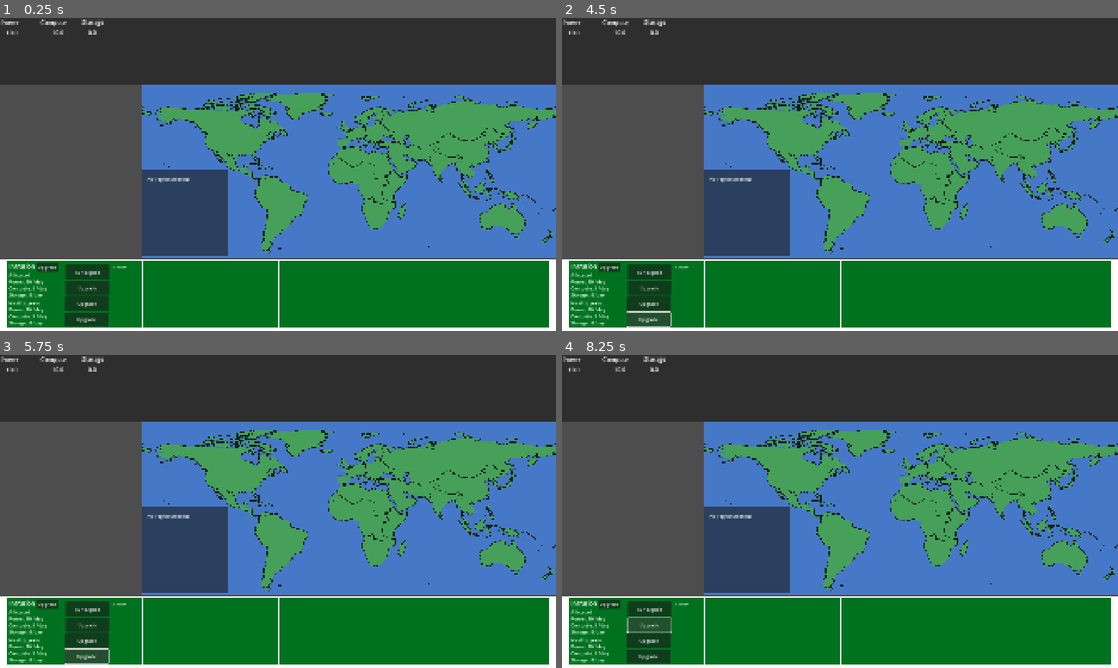
Above: before the commit, frames 1-4 (two rows, left to right).
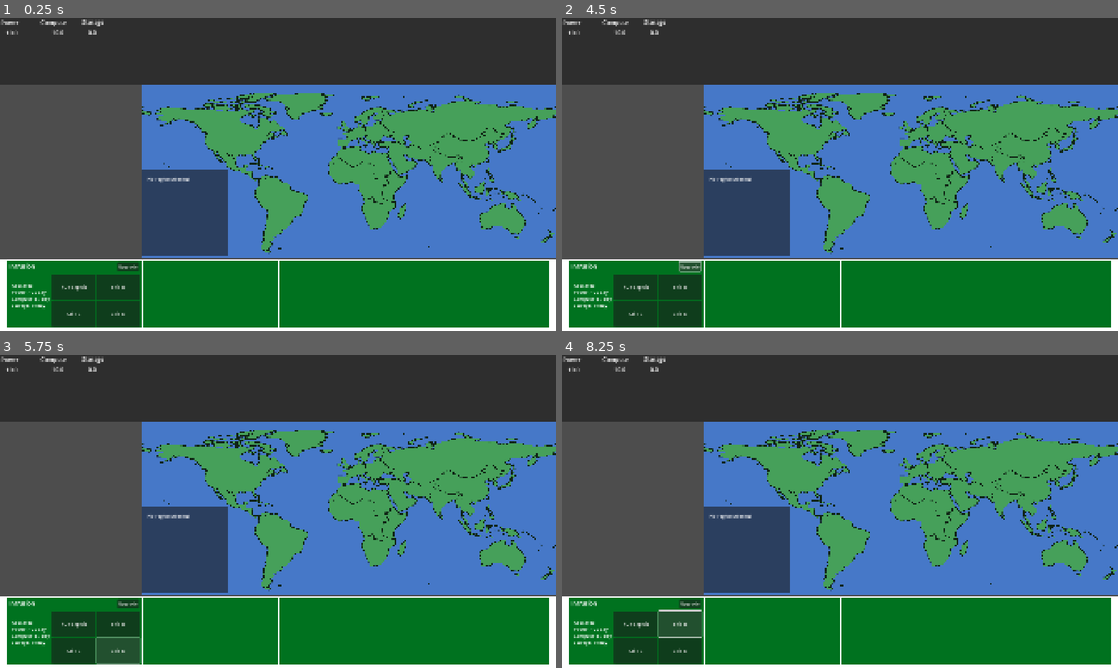
Above: after the commit, the same moments.

Repository: ChrisKnowles1987/Clippy
Game: Godot game, scene res://scenes/main.tscn
The game is run twice, just before and just after one commit, with the same random seed, the same clock (stepped at 60 frames per second) and the same inputs.
Inputs:
- Up to frame 1 (0.25 s): no input
- Up to frame 2 (4.5 s): click "Upgrade" at 0.5 s; click "Upgrade" at 1.25 s; click "Upgrade" (after the commit: "skill B") at 2 s; click "Upgrade" at 2.75 s; click "Upgrade" (after the commit: "Skill C") at 3.5 s; click "Upgrade" at 4.25 s
- Up to frame 3 (5.75 s): click "Upgrade" (after the commit: "Skill D") at 5 s
- Up to frame 4 (8.25 s): click "Run Exploit" at 5.75 s; click "Upgrade" at 6.5 s; click "Run Exploit" at 7.25 s; click "Upgrade" (after the commit: "skill B") at 8 s

The runs differ from the first frame. In frame 1, 2.7% of the frame differs, in the area x 1-26%, y 78-99%; in frame 2, 2.8%; in frame 3, 2.8%; in frame 4, 2.8%.

Commit message:
fot  size

Diff:
--- a/scenes/main.tscn
+++ b/scenes/main.tscn
@@ -12,9 +12,6 @@
 
 [sub_resource type="LabelSettings" id="LabelSettings_tefeu"]
 font_size = 20
-
-[sub_resource type="LabelSettings" id="LabelSettings_tipki"]
-font_size = 12
 
 [node name="Node2D" type="Node2D"]
 script = ExtResource("1_tbgi4")
@@ -180,26 +177,15 @@
 
 [node name="RichTextLabel" type="RichTextLabel" parent="CanvasLayer/BottomSkillPannel/Control"]
 layout_mode = 0
-offset_left = 15.0
-offset_top = 44.0
-offset_right = 169.0
-offset_bottom = 147.0
+offset_left = 24.0
+offset_top = 80.0
+offset_right = 178.0
+offset_bottom = 183.0
 text = "Allocated
 Power: 10 / day
 Compute: 5 / day
 Storage: 0 /day"
 
-[node name="RichTextLabel2" type="RichTextLabel" parent="CanvasLayer/BottomSkillPannel/Control"]
-layout_mode = 0
-offset_left = 15.0
-offset_top = 141.0
-offset_right = 169.0
-offset_bottom = 244.0
-text = "Next Upgrade:
-Power: 10 / day
-Compute: 5 / day
-Storage: 0 /day"
-
 [node name="Button" type="Button" parent="CanvasLayer/BottomSkillPannel/Control"]
 layout_mode = 1
 anchors_preset = -1
@@ -207,76 +193,67 @@
 anchor_top = 0.126
 anchor_right = 0.323
 anchor_bottom = 0.126
-offset_left = -44.04001
-offset_top = -18.122
-offset_right = 30.959991
-offset_bottom = 13.878
+offset_left = 233.95999
+offset_top = -20.122
+offset_right = 308.96
+offset_bottom = 11.878
 text = "Upgrade"
 
 [node name="Button2" type="Button" parent="CanvasLayer/BottomSkillPannel/Control"]
-custom_minimum_size = Vector2(150, 0)
-layout_mode = 1
-anchors_preset = -1
-anchor_left = 0.323
-anchor_top = 0.126
-anchor_right = 0.323
-anchor_bottom = 0.126
-offset_left = 55.95999
-offset_top = -10.122
-offset_right = 205.95999
-offset_bottom = 39.878
+custom_minimum_size = Vector2(150, 90)
+layout_mode = 1
+anchors_preset = -1
+anchor_left = 0.323
+anchor_top = 0.126
+anchor_right = 0.323
+anchor_bottom = 0.126
+offset_left = 8.959991
+offset_top = 20.878
+offset_right = 158.95999
+offset_bottom = 110.878
 text = "Run Exploit"
 
 [node name="Button3" type="Button" parent="CanvasLayer/BottomSkillPannel/Control"]
-custom_minimum_size = Vector2(150, 0)
-layout_mode = 1
-anchors_preset = -1
-anchor_left = 0.323
-anchor_top = 0.126
-anchor_right = 0.323
-anchor_bottom = 0.126
-offset_left = 55.95999
-offset_top = 44.878
-offset_right = 205.95999
-offset_bottom = 94.878
-text = "Upgrade"
+custom_minimum_size = Vector2(150, 90)
+layout_mode = 1
+anchors_preset = -1
+anchor_left = 0.323
+anchor_top = 0.126
+anchor_right = 0.323
+anchor_bottom = 0.126
+offset_left = 161.95999
+offset_top = 20.878
+offset_right = 311.96
+offset_bottom = 110.878
+text = "skill B"
 
 [node name="Button4" type="Button" parent="CanvasLayer/BottomSkillPannel/Control"]
-custom_minimum_size = Vector2(150, 0)
-layout_mode = 1
-anchors_preset = -1
-anchor_left = 0.323
-anchor_top = 0.126
-anchor_right = 0.323
-anchor_bottom = 0.126
-offset_left = 54.95999
-offset_top = 98.878
-offset_right = 204.95999
-offset_bottom = 148.878
-text = "Upgrade"
+custom_minimum_size = Vector2(150, 90)
+layout_mode = 1
+anchors_preset = -1
+anchor_left = 0.323
+anchor_top = 0.126
+anchor_right = 0.323
+anchor_bottom = 0.126
+offset_left = 8.959991
+offset_top = 113.878
+offset_right = 158.95999
+offset_bottom = 203.878
+text = "Skill C"
 
 [node name="Button5" type="Button" parent="CanvasLayer/BottomSkillPannel/Control"]
-custom_minimum_size = Vector2(150, 0)
-layout_mode = 1
-anchors_preset = -1
-anchor_left = 0.323
-anchor_top = 0.126
-anchor_right = 0.323
-anchor_bottom = 0.126
-offset_left = 53.95999
-offset_top = 152.878
-offset_right = 203.95999
-offset_bottom = 202.878
-text = "Upgrade"
-
-[node name="Label2" type="Label" parent="CanvasLayer/BottomSkillPannel/Control"]
-layout_mode = 0
-offset_left = 366.0
-offset_top = 20.0
-offset_right = 438.0
-offset_bottom = 43.0
-text = "10 power"
-label_settings = SubResource("LabelSettings_tipki")
+custom_minimum_size = Vector2(150, 90)
+layout_mode = 1
+anchors_preset = -1
+anchor_left = 0.323
+anchor_top = 0.126
+anchor_right = 0.323
+anchor_bottom = 0.126
+offset_left = 161.95999
+offset_top = 113.878
+offset_right = 311.96
+offset_bottom = 203.878
+text = "Skill D"
 
 [node name="Control2" type="Control" parent="CanvasLayer/BottomSkillPannel"]
 custom_minimum_size = Vector2(480, 247)
Not shown: 1 places in scenes/main.tscn that only renumber resources
